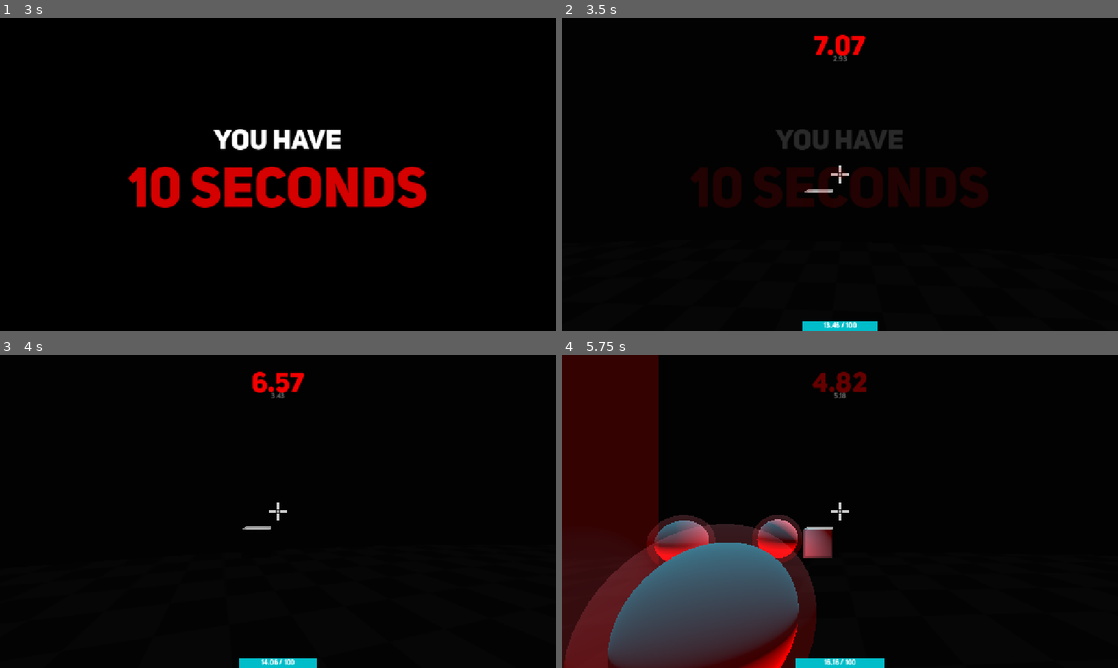
Above: before the commit, frames 1-4 (two rows, left to right).
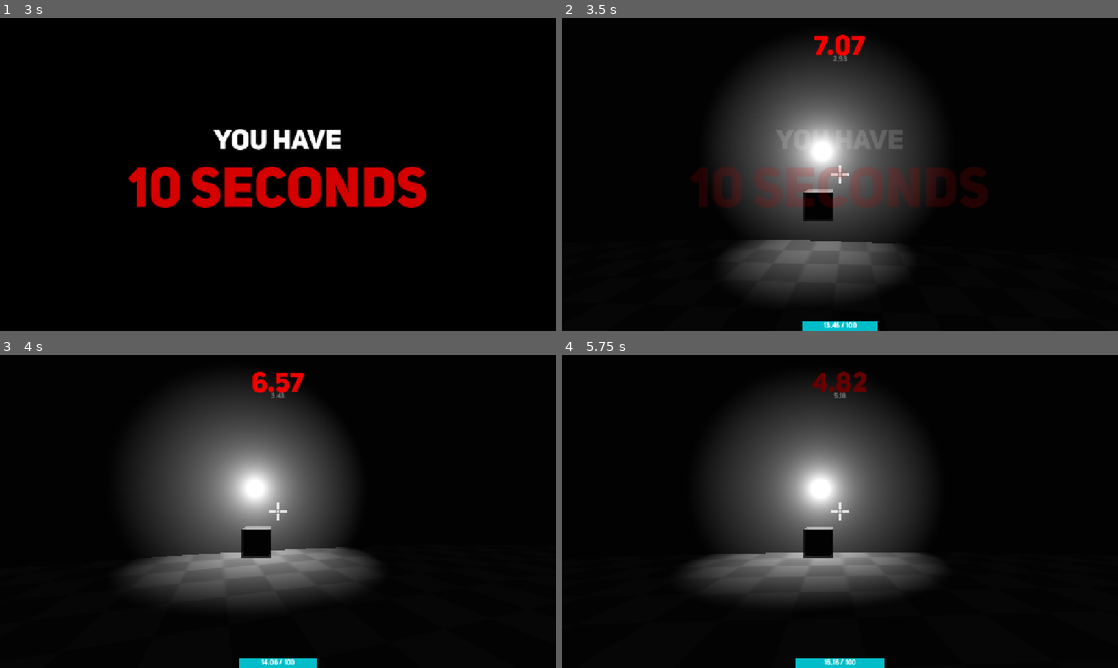
Above: after the commit, the same moments.

Repository: Silverkeybord/10-seconds-ball-edittion
Game: Godot game, scene res://scenes/tempmap.tscn
The game is run twice, just before and just after one commit, with the same random seed, the same clock (stepped at 60 frames per second) and the same inputs.
Inputs (mouse positions are in pixels of both pictures, inside the frame that each line leads up to):
- Up to frame 1 (3 s): move the mouse to (305, 174) at 0.52 s; press the mouse at (305, 174) at 0.53 s; hold Up (ui_up) from 0.53 s (still down); tap Shift (dash) at 0.6, 1.55, 2.1 s; tap Space (jump) at 0.77, 1.52, 2 s; tap Enter at 1.25, 2.75 s; move the mouse to (250, 174) at 1.27 s; release the mouse at (250, 174) at 1.28 s; click (250, 174) at 1.35 s; move the mouse to (289, 168) at 2.02 s; press the mouse at (289, 168) at 2.03 s; move the mouse to (272, 180) at 2.77 s; release the mouse at (272, 180) at 2.78 s; tap E (dash_bomb_toggle) at 2.85 s
- Up to frame 2 (3.5 s): keep holding Up (ui_up); tap Space (jump) at 3.02 s; tap Shift (dash) at 3.05 s
- Up to frame 3 (4 s): keep holding Up (ui_up); move the mouse to (316, 514) at 3.52 s; press the mouse at (316, 514) at 3.53 s; tap Space (jump) at 3.77 s
- Up to frame 4 (5.75 s): keep holding Up (ui_up); move the mouse to (795, 508) at 4.27 s; release the mouse at (795, 508) at 4.28 s; tap Shift (dash) at 4.35 s; tap Space (jump) at 4.52 s; move the mouse to (845, 511) at 5.02 s; press the mouse at (845, 511) at 5.03 s

Frame 1 is identical in both runs. In frame 2, 23% of the frame differs, in the area x 28-67%, y 10-90%; in frame 3, 23%; in frame 4, 48%, in the area x 0-68%, y 0-100%.

Commit message:
the ai yaps so much
Add dash_bomb_explosion WAV and import, and wire a temp_sound PackedScene into dash_bomb so the explosion sound is spawned via Global.spawn_temp_sound when the dash bomb triggers. Adjust dash_bomb scene (animation timing and temp_sound ext_resource) and export temp_sound_scene in the script. Balance changes: reduce shooter shooting range (50->40), increase several enemy time_reward values, lower shoot damage and lengthen shoot interval for one enemy, and raise spawn_interval for difficulty 0. Update global caps and saves: set HIGHEST_DIFFICULTY to 20, reset saved seconds and highest_difficulty to 0, and clamp difficulty in game_control to HIGHEST_DIFFICULTY. Also tweak tempmap geometry (cylinder height/transform) for level layout.

Diff:
--- a/10 seconds/scenes/dash_bomb.tscn
+++ b/10 seconds/scenes/dash_bomb.tscn
@@ -1,6 +1,7 @@
 [gd_scene format=3 uid="uid://bolsyh4iwilbf"]
 
 [ext_resource type="Script" uid="uid://bh3bevf1bu0bo" path="res://scripts/dash_bomb.gd" id="1_rwdll"]
+[ext_resource type="PackedScene" uid="uid://b8o54t2425o0c" path="res://scenes/temp_sound.tscn" id="2_4xy65"]
 
 [sub_resource type="BoxShape3D" id="BoxShape3D_4xy65"]
 
@@ -205,7 +206,7 @@
 tracks/8/interp = 1
 tracks/8/loop_wrap = true
 tracks/8/keys = {
-"times": PackedFloat32Array(0, 1),
+"times": PackedFloat32Array(0, 0.9),
 "transitions": PackedFloat32Array(1, 1),
 "update": 1,
 "values": [false, true]
@@ -236,6 +237,7 @@
 [node name="Area3D" type="Area3D" unique_id=1632733966 node_paths=PackedStringArray("animation_player") groups=["bullets"]]
 script = ExtResource("1_rwdll")
 animation_player = NodePath("AnimationPlayer")
+temp_sound_scene = ExtResource("2_4xy65")
 
 [node name="CollisionShape3D" type="CollisionShape3D" parent="." unique_id=317166808]
 shape = SubResource("BoxShape3D_4xy65")
--- a/10 seconds/scenes/tempmap.tscn
+++ b/10 seconds/scenes/tempmap.tscn
@@ -31,7 +31,7 @@
 [sub_resource type="CylinderMesh" id="CylinderMesh_m6tcy"]
 top_radius = 50.0
 bottom_radius = 50.0
-height = 20.0
+height = 50.0
 
 [node name="tempmap" type="Node3D" unique_id=1812292337 node_paths=PackedStringArray("ui")]
 script = ExtResource("1_88atw")
@@ -54,12 +54,12 @@
 material = SubResource("StandardMaterial3D_annxu")
 
 [node name="wall" type="CSGCylinder3D" parent="map" unique_id=1714748983]
-transform = Transform3D(1, 0, 0, 0, 1, 0, 0, 0, 1, 0, 4, 0)
+transform = Transform3D(1, 0, 0, 0, 1, 0, 0, 0, 1, 0, 21.268066, 0)
 use_collision = true
 collision_layer = 3
 collision_mask = 3
 radius = 55.0
-height = 10.0
+height = 44.536133
 sides = 20
 material = SubResource("StandardMaterial3D_1rlsf")
 
--- a/10 seconds/scripts/ball.gd
+++ b/10 seconds/scripts/ball.gd
@@ -14,7 +14,7 @@
 const REMOVE_SHIELD_DISTANCE := 15.0
 const SHIELD_Z_OFFSET := -1.75
 
-const SHOOTER_SHOOTING_RANGE := 50.0
+const SHOOTER_SHOOTING_RANGE := 40.0
 const SHOOTER_MOVEMENT_RANGE := 30.0
 
 var jumping := false
--- a/10 seconds/scripts/dash_bomb.gd
+++ b/10 seconds/scripts/dash_bomb.gd
@@ -1,9 +1,13 @@
 extends Area3D
 
+const EXPLOSTION_SOUND = preload("res://sounds/dash_bomb_explosion.WAV")
+
 @export var animation_player : AnimationPlayer
+@export var temp_sound_scene : PackedScene
 
 
 func _ready() -> void:
+	Global.spawn_temp_sound(EXPLOSTION_SOUND, temp_sound_scene, global_position, self)
 	await animation_player.animation_finished
 	queue_free()
 
--- a/10 seconds/scripts/game_control.gd
+++ b/10 seconds/scripts/game_control.gd
@@ -26,6 +26,9 @@
 	if Global.highest_difficulty < diff:
 		Global.highest_difficulty = diff
 
+	if diff > Global.HIGHEST_DIFFICULTY:
+		diff = Global.HIGHEST_DIFFICULTY
+
 	Global.difficulty = diff
 
 	Global.base_stat_mult = Global.difficulty / Global.BASE_STAT_MULT_FACTOR + 1
--- a/10 seconds/scripts/global's/Global.gd
+++ b/10 seconds/scripts/global's/Global.gd
@@ -296,7 +296,7 @@
 		"speed" : 30,
 		"health" : 5,
 		"time_damage" : -10,
-		"time_reward" : 5,
+		"time_reward" : 8,
 		"energy_reward" : 8,
 
 		"jump_speed_boost" : 35,
@@ -312,7 +312,7 @@
 		"speed" : 10,
 		"health" : 25,
 		"time_damage" : -10,
-		"time_reward" : 8,
+		"time_reward" : 10,
 		"energy_reward" : 8,
 
 		"scale" : Vector3(2, 2, 2),
@@ -327,11 +327,11 @@
 		"speed" : 8,
 		"health" : 10,
 		"time_damage" : -10,
-		"time_reward" : 5,
+		"time_reward" : 8,
 		"energy_reward" : 7,
 
-		"shoot_interval" : 0.5,
-		"shoot_damage" : -3
+		"shoot_interval" : 0.75,
+		"shoot_damage" : -2
 	},
 	"purple" : { # time steal
 		"inner" : preload("res://textures_and_materials/purple/inner.tres"),
@@ -365,7 +365,7 @@
 			"purple" : 0,
 			"green" : 0
 		},
-		"spawn_interval" : 0.1
+		"spawn_interval" : 2.5
 	},
 	"1" : {
 		"spawn_rates" : {
@@ -618,7 +618,7 @@
 	"green" : ENEMY_ENUMS.GREEN
 }
 
-const HIGHEST_DIFFICULTY := 0
+const HIGHEST_DIFFICULTY := 20
 
 var dead := true
 var shop_open := false
@@ -632,8 +632,8 @@
 var base_stat_mult := 0.0
 
 # save varibles
-var seconds := 100000
-var highest_difficulty := 20
+var seconds := 0
+var highest_difficulty := 0
 var shop_unlock_remaining_cost := 20
 
 var unlocked_shop := false
Not shown, added: 10 seconds/sounds/dash_bomb_explosion.WAV.import
Not shown, added: 10 seconds/sounds/dash_bomb_explosion.WAV
